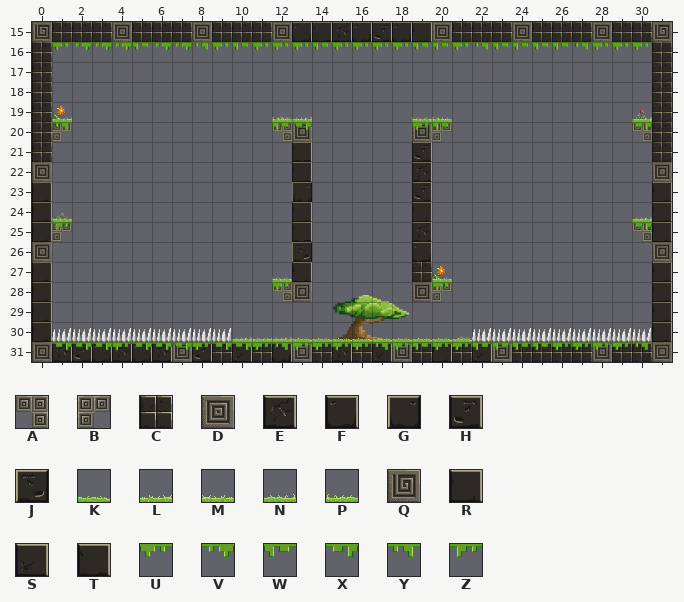
Level history. Tiled map: core/assets/tournament_levels/level_jungle02.tmx. The picture above is the old version.
Cells are 32x32 px. Shown: x 0..31, y 15..31.
Key: from "jungle_tiles": A 20, B 20 flipped left-right, C 27, D 36, E 37, F 38, G 38 flipped left-right, H 39, J 39 flipped left-right, K 40, L 41, M 41 flipped left-right, N 42, P 42 flipped left-right, Q 52, R 53, S 54, T 55, U 56, V 56 flipped left-right, W 57, X 57 flipped left-right, Y 58, Z 58 flipped left-right.
_ is an empty cell.
Layers that did not change in this view are not listed.
Layer "block" before, first column x 0:
15 QCCCDCCCDCCCDFTEFHFRDCCCDCCCDCCQ
16 C______________________________C
17 C______________________________C
18 C______________________________C
19 C______________________________C
20 CB__________AD_____DB_________AC
21 C____________T_____H___________C
22 D____________R_____E___________D
23 R____________G_____H___________R
24 R____________R_____R___________R
25 RB___________T_____E__________AR
26 D____________J_____F___________D
27 R____________R_____C___________R
28 R___________AD_____DB__________R
29 R______________________________R
30 R______________________________R
31 DEHFEFEDHCSCFDCECSDCRCSDCCCCDCCD
Layer "foreground" before, first column x 0:
15 ________________________________
16 _UVVVWVVYUWUUUWUUUUWWUYWWWWYUUU_
17 ________________________________
18 ________________________________
19 _L__________PN_____MP_________N_
20 _Y__________WX_____UW_________X_
21 ________________________________
22 ________________________________
23 ________________________________
24 _M____________________________N_
25 _Z____________________________X_
26 ________________________________
27 ____________M_______M___________
28 ____________U_______U___________
29 ________________________________
30 _KKLNNNNNNNLNKKKKKKKKKKKKKKKKLN_
31 _XXXUXXXUXXUYUUUUYUWUUWWWWUUUUY_
New version:
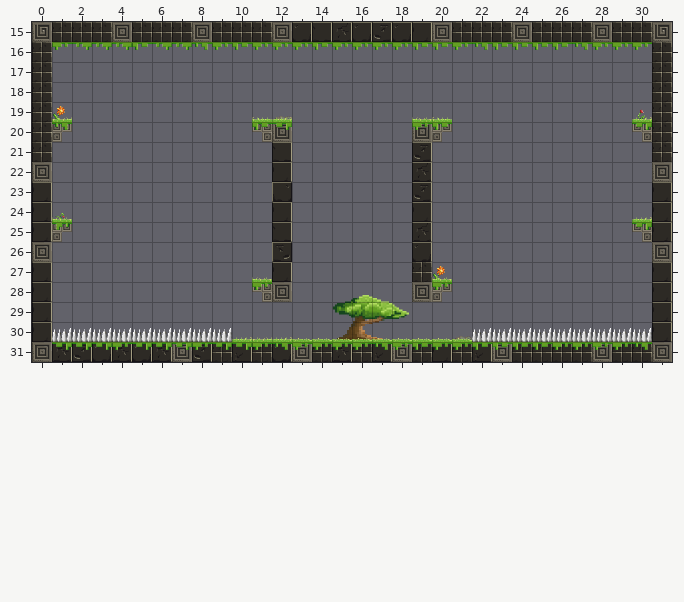
Difference:
{"where": "layer \"block\""}
{"y":20,"x":11,"old":"_AD","new":"AD_"}
{"y":21,"x":12,"old":"_T","new":"T_"}
{"y":22,"x":12,"old":"_R","new":"R_"}
{"y":23,"x":12,"old":"_G","new":"G_"}
{"y":24,"x":12,"old":"_R","new":"R_"}
{"y":25,"x":12,"old":"_T","new":"T_"}
{"y":26,"x":12,"old":"_J","new":"J_"}
{"y":27,"x":12,"old":"_R","new":"R_"}
{"y":28,"x":11,"old":"_AD","new":"AD_"}
{"where": "layer \"foreground\""}
{"y":19,"x":11,"old":"_PN","new":"PN_"}
{"y":20,"x":11,"old":"_WX","new":"WX_"}
{"y":27,"x":11,"old":"_M","new":"M_"}
{"y":28,"x":11,"old":"_U","new":"U_"}
